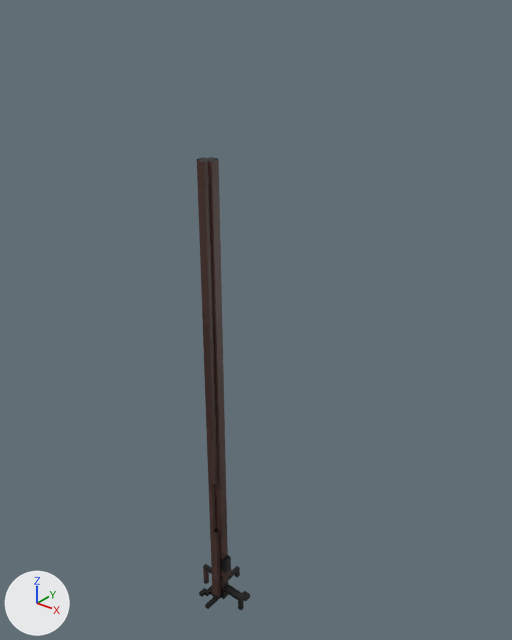
What one commit did to the FBX model Assets/Models/Environment 1/trees/tree_long.fbx.
Camera for both pictures: a 50 mm lens placed at (0.633, -3.457, 2.174), pointed at (-0.318, -2.269, 1.438). Every picture has the same lights, and +X, +Y and +Z are marked at lower left. Where no turn or scale is listed for an object, it has been applied to the vertices.

The first picture shows 'tree_thick'.
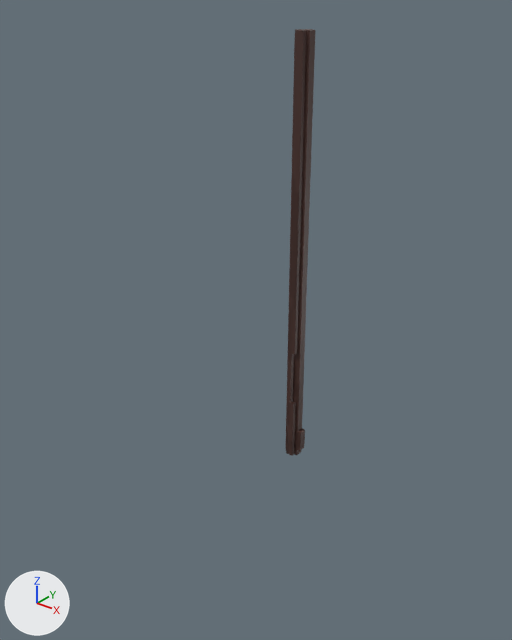
What differs and where, as boxes [x1, y1, x2, y2] in the pictures (512 x 640 px):
'tree_thick', reshaped, moved (44% narrower)
    before: [197, 157, 250, 610]
    after: [286, 29, 315, 456]
part 1 of me_tree_thick, cut back
    before: [197, 159, 250, 610]
    after: [286, 30, 301, 456]
part 2 of me_tree_thick, surface changed
    before: [198, 157, 231, 578]
    after: [291, 29, 313, 451]

The change, as a list of edits to the scene's bpy script:
```text
Change me_tree_thick:
    used by ob_tree_thick; location = (-0.3, -2.42, 0.69)
    remove me_tree_thick.from_pydata(...)  # 149 vertices, 103 faces; spans x -0.07..0.07, y -0.07..0.07, z 0.0..1.16
    add me_tree_thick.from_pydata(...)  # 48 vertices, 29 faces; spans x -0.03..0.02, y -0.03..0.01, z 0.06..1.16
    me_tree_thick part 1
    109 vertices are removed from x -0.07..0.07, y -0.07..0.07, z 0.0..0.06
    84 faces are deleted
    1 vertex moves from x 0.0, y 0.0, z 0.02 to x 0.0, y 0.0, z 0.06
    8 vertices are added at x -0.02..0.01, y -0.03..0.01, z 0.06
    10 new faces join them
    me_tree_thick part 2: 11 kept faces spanning x -0.03..0.02, y -0.03..0.01, z 0.06..1.16 get new texture (UV) coordinates
Change ob_tree_thick:
    ob_tree_thick.location: (-0.3, -2.42, 0.69) -> (-0.3, -2.1, 0.91)
```
